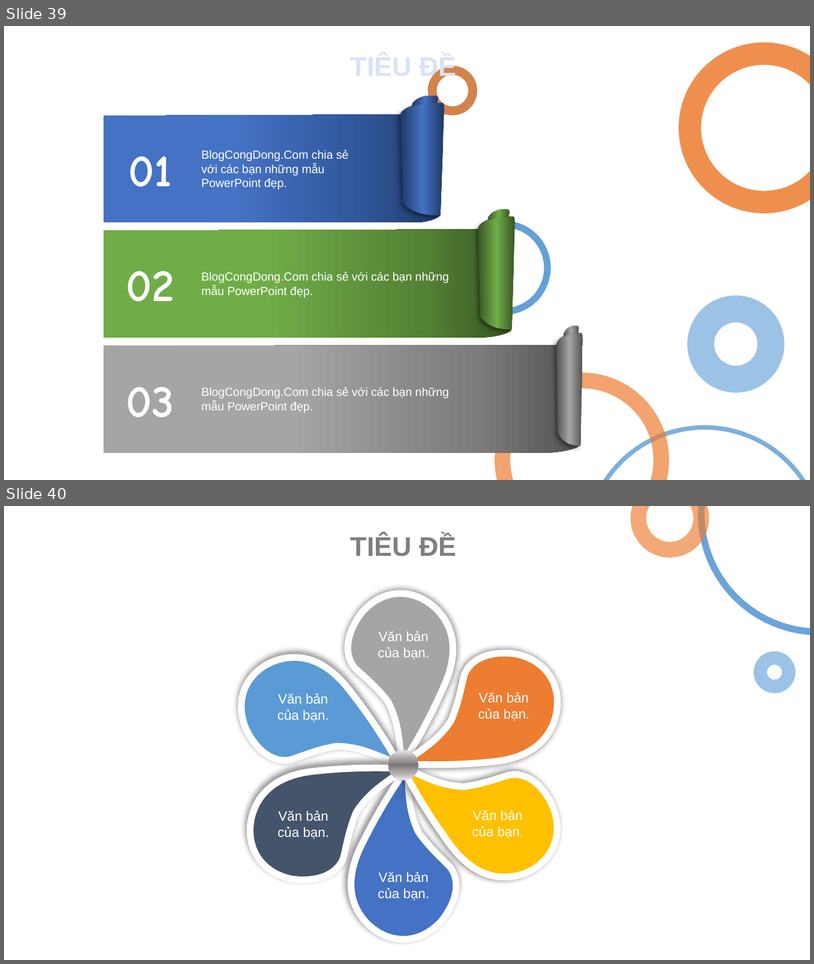
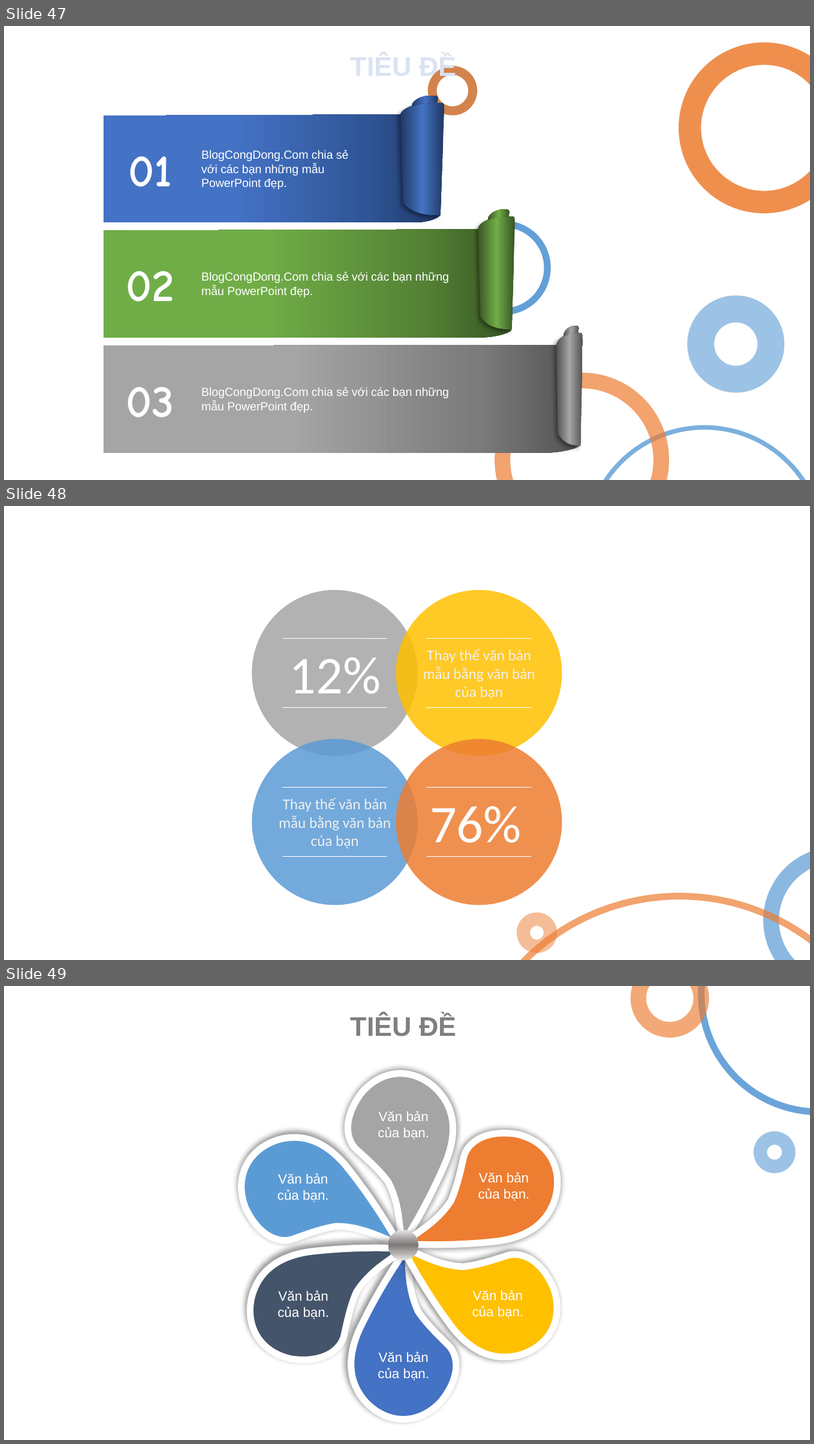
Before and after one commit to lethanhtan/TMA_CTU_Thesis, a slide deck: doc/TMA_CTU_Thesis_Presentation_Ver2.pptx. Shown one above the other, each under a label of ours: slides 39 and 40 before the commit, slides 47, 48 and 49 after it. The pictures are 814x964 and 814x1444 pixels, drawn with LibreOffice and Linux fonts; fonts in the diff are those of the drawing. Boxes give left, top, right and bottom in pixels: in the first picture for what was removed or moved away, otherwise in the second. Text is boxed around its words. In the diff, an @@ line names an element or a change of style, - is before the commit and + after.

```diff
--- a/doc/TMA_CTU_Thesis_Presentation_Ver2.pptx
+++ b/doc/TMA_CTU_Thesis_Presentation_Ver2.pptx
@@ slide 48 added at (4, 506, 810, 960), background #FFFFFF @@
@@ ellipse added at (252, 590, 419, 756), fill #A5A5A5 at 85% opacity @@
@@ ellipse added at (396, 590, 562, 756), fill #FFC000 at 85% opacity @@
@@ line added from (283, 638) to (387, 638), #FFFFFF 0.5 pt @@
@@ text added at (423, 649, 535, 700), 13.5 pt, text #F1F0F0 @@
+Thay thế văn bản mẫu bằng văn bản của bạn
@@ line added from (426, 638) to (531, 638), #FFFFFF 0.5 pt @@
@@ text added at (290, 657, 381, 694), 47.2 pt, text #FFFFFF @@
+12%
@@ line added from (283, 708) to (387, 708), #FFFFFF 0.5 pt @@
@@ line added from (426, 708) to (531, 708), #FFFFFF 0.5 pt @@
@@ ellipse added at (252, 739, 419, 905), fill #5B9BD5 at 85% opacity @@
@@ ellipse added at (396, 739, 562, 905), fill #ED7D31 at 85% opacity @@
@@ line added from (283, 787) to (387, 787), #FFFFFF 0.5 pt @@
@@ line added from (426, 787) to (531, 787), #FFFFFF 0.5 pt @@
@@ text added at (279, 798, 391, 848), 13.5 pt, text #F1F0F0 @@
+Thay thế văn bản mẫu bằng văn bản của bạn
@@ text added at (430, 806, 521, 843), 47.2 pt, text #FFFFFF @@
+76%
@@ line added from (283, 856) to (387, 856), #FFFFFF 0.5 pt @@
@@ line added from (426, 856) to (531, 856), #FFFFFF 0.5 pt @@
@@ arc (boxed as its full ellipse) added at (771, 855, 810, 960), outline #5B9BD5 14 pt @@
@@ arc (boxed as its full ellipse) added at (461, 895, 810, 960), outline #ED7D31 6 pt @@
@@ ellipse added at (524, 919, 551, 946), outline #ED7D31 12 pt @@
@@ what was slide 39 is now slide 47 @@
@@ what was slide 40 is now slide 49 @@
```
Also in this commit, not shown: 32 slides changed, 13 other slides added, 2 slides removed.
